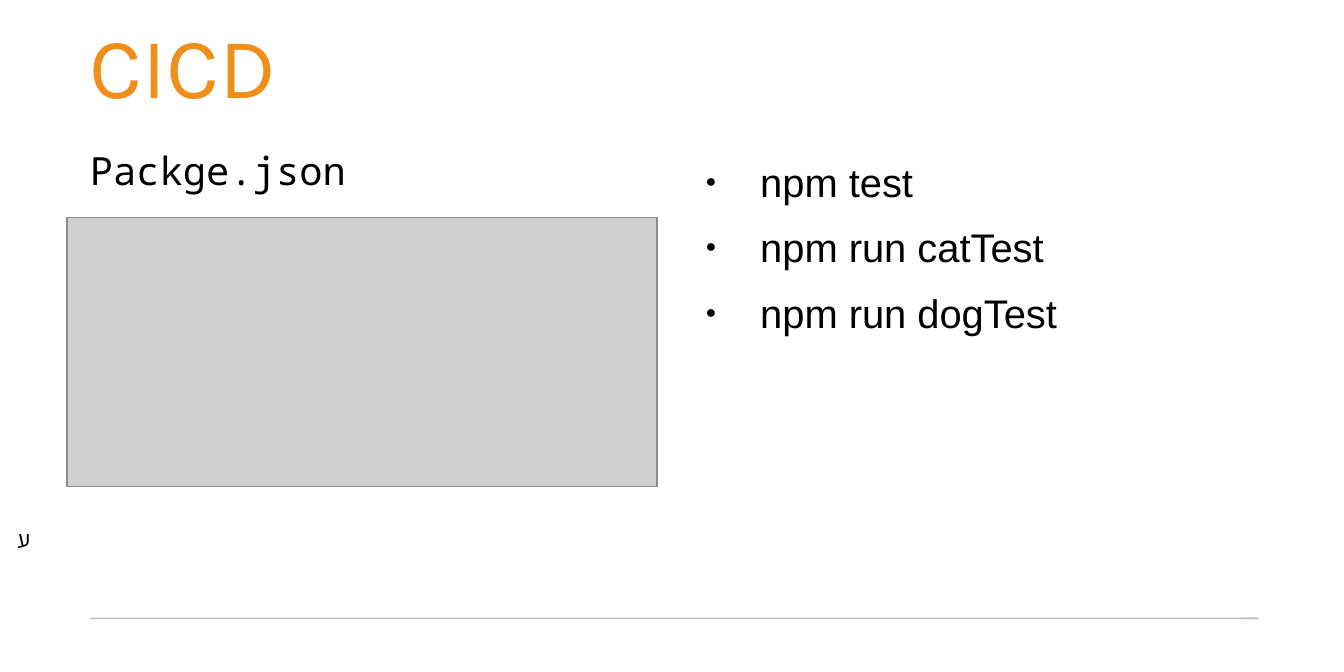
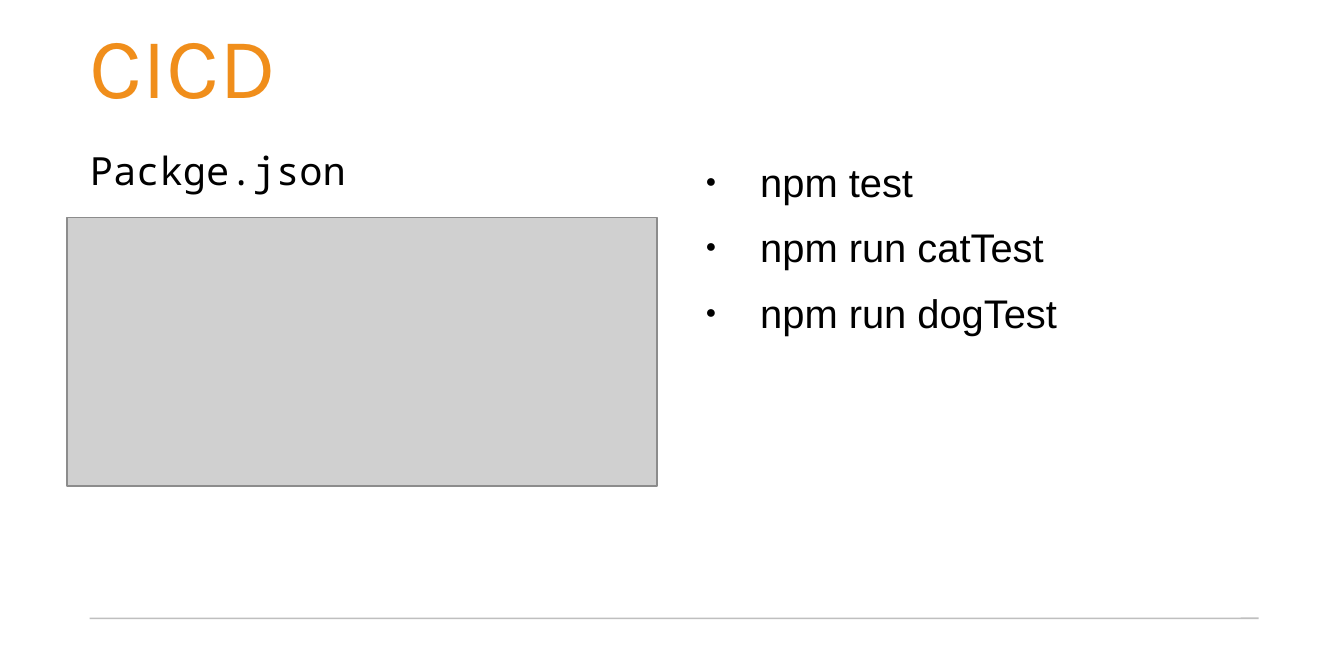
Before and after one commit to tamir321/mochaDemo, a slide deck: slide 8 of mocha from zero to hero v2.pptx. Drawn at 1344x672 pixels with LibreOffice and Linux fonts; fonts in the diff are those of the drawing; grey boxes stand for pictures; background and template pictures are left out. Boxes give left, top, right and bottom in pixels: in the first picture for what was removed or moved away, otherwise in the second. Text is boxed around its words. In the diff, an @@ line names an element or a change of style, - is before the commit and + after.

```diff
--- a/mocha from zero to hero v2.pptx
+++ b/mocha from zero to hero v2.pptx
@@ text removed at (17, 534, 30, 548) @@
-ע
```
Also in this commit, not shown: 1 other file.
